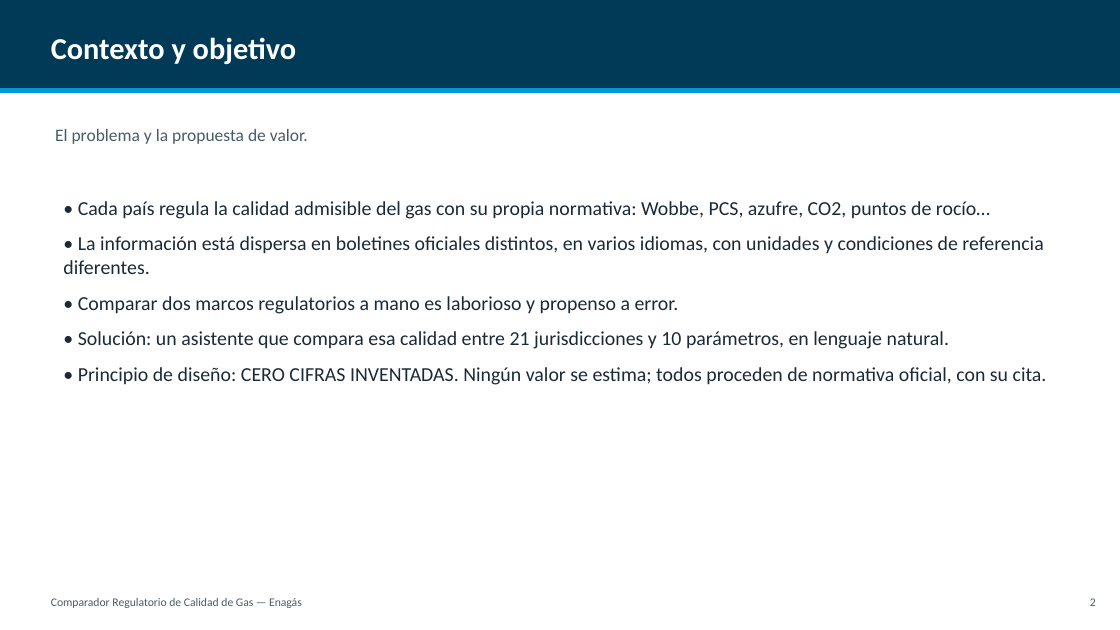
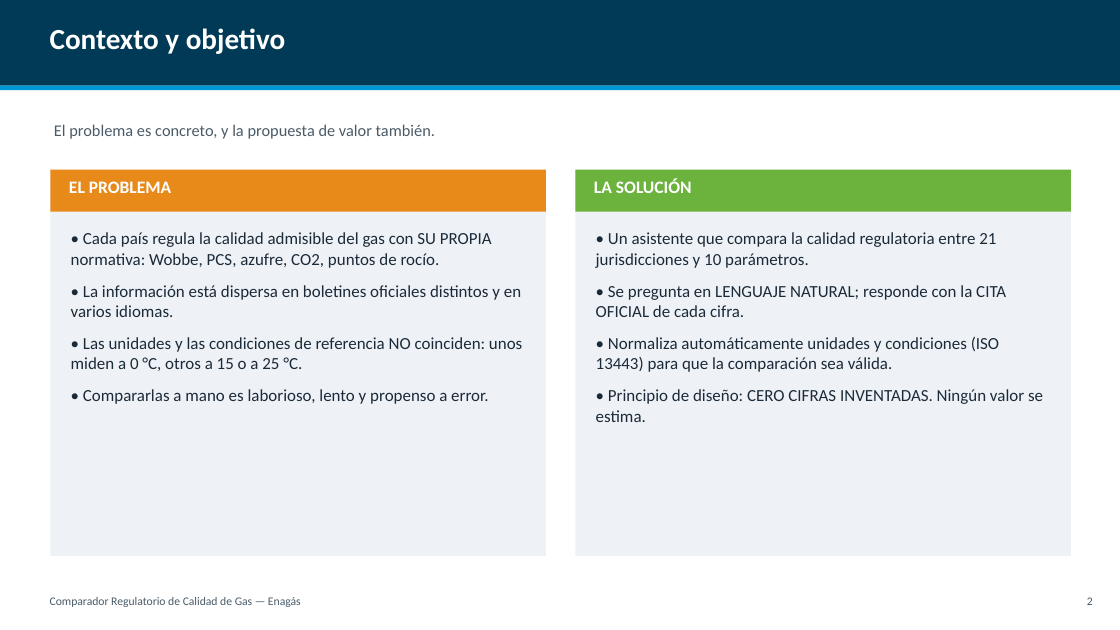
Before and after one commit to CarlosOlivaZurdo/ENAG-S_G1, a slide deck: slide 3 of docs/Presentacion_Comparador_Gas.pptx. Drawn at 1120x630 pixels with LibreOffice and Linux fonts; fonts in the diff are those of the drawing. Boxes give left, top, right and bottom in pixels: in the first picture for what was removed or moved away, otherwise in the second. Text is boxed around its words. In the diff, an @@ line names an element or a change of style, - is before the commit and + after.

```diff
--- a/docs/Presentacion_Comparador_Gas.pptx
+++ b/docs/Presentacion_Comparador_Gas.pptx
@@ text "Contexto y objetivo" at [50, 28, 285, 54]: size 26 to 25 pt @@
@@ text at [54, 124, 435, 139]: text changed; size 15 to 14 pt @@
-El problema y la propuesta de valor.
+El problema es concreto, y la propuesta de valor también.
@@ rectangle added at [50, 170, 546, 556], fill #EEF2F6 @@
@@ rectangle added at [50, 170, 546, 212], fill #E88A1A @@
@@ rectangle added at [576, 170, 1071, 556], fill #EEF2F6 @@
@@ rectangle added at [576, 170, 1071, 212], fill #6CB33E @@
@@ text added at [594, 179, 692, 193], 15 pt, text #FFFFFF, bold @@
+LA SOLUCIÓN
@@ text added at [69, 181, 171, 193], 15 pt, text #FFFFFF, bold @@
+EL PROBLEMA
@@ text at [71, 232, 522, 404]: text changed; size 17 to 14.5 pt @@
-• Cada país regula la calidad admisible del gas con su propia normativa: Wobbe, PCS, azufre, CO2, puntos de rocío…
-• La información está dispersa en boletines oficiales distintos, en varios idiomas, con unidades y condiciones de referencia diferentes.
-• Comparar dos marcos regulatorios a mano es laborioso y propenso a error.
-• Solución: un asistente que compara esa calidad entre 21 jurisdicciones y 10 parámetros, en lenguaje natural.
-• Principio de diseño: CERO CIFRAS INVENTADAS. Ningún valor se estima; todos proceden de normativa oficial, con su cita.
+• Cada país regula la calidad admisible del gas con SU PROPIA normativa: Wobbe, PCS, azufre, CO2, puntos de rocío.
+• La información está dispersa en boletines oficiales distintos y en varios idiomas.
+• Las unidades y las condiciones de referencia NO coinciden: unos miden a 0 °C, otros a 15 o a 25 °C.
+• Compararlas a mano es laborioso, lento y propenso a error.
@@ text added at [596, 232, 1043, 422], 14.5 pt, text #1B2A38 @@
+• Un asistente que compara la calidad regulatoria entre 21 jurisdicciones y 10 parámetros.
+• Se pregunta en LENGUAJE NATURAL; responde con la CITA OFICIAL de cada cifra.
+• Normaliza automáticamente unidades y condiciones (ISO 13443) para que la comparación sea válida.
+• Principio de diseño: CERO CIFRAS INVENTADAS. Ningún valor se estima.
```
Also in this commit, not shown: 19 other slides changed, 4 slides added, 3 slides removed, 1 other file.
